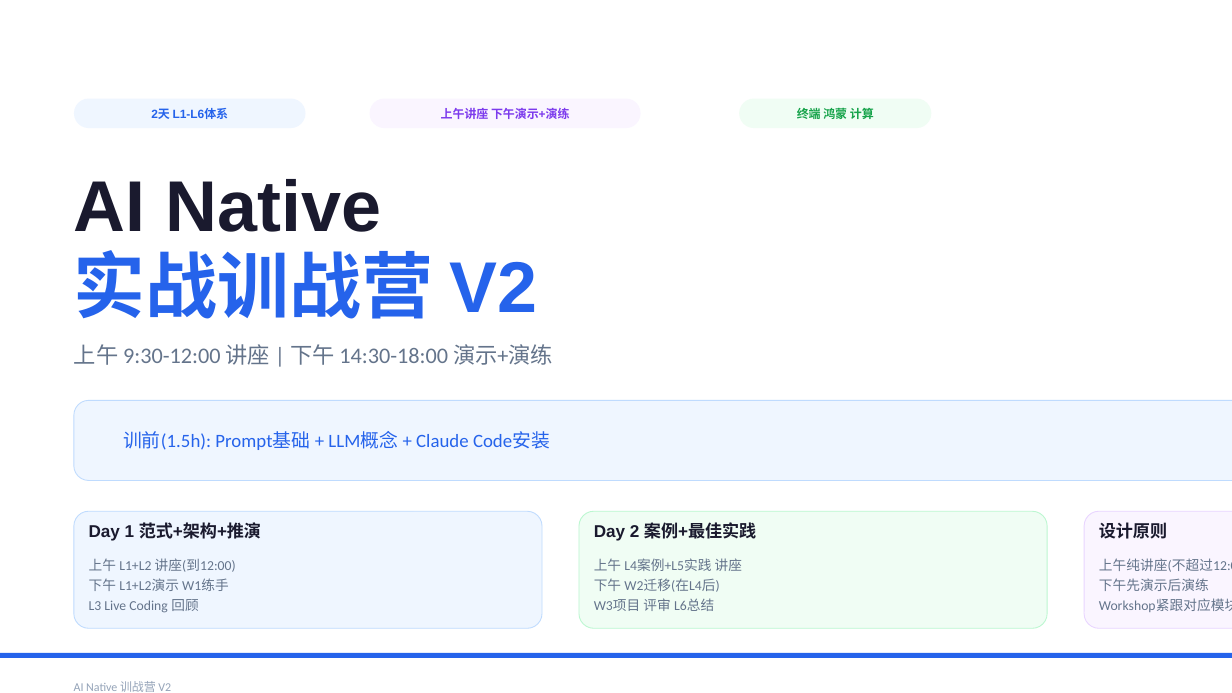
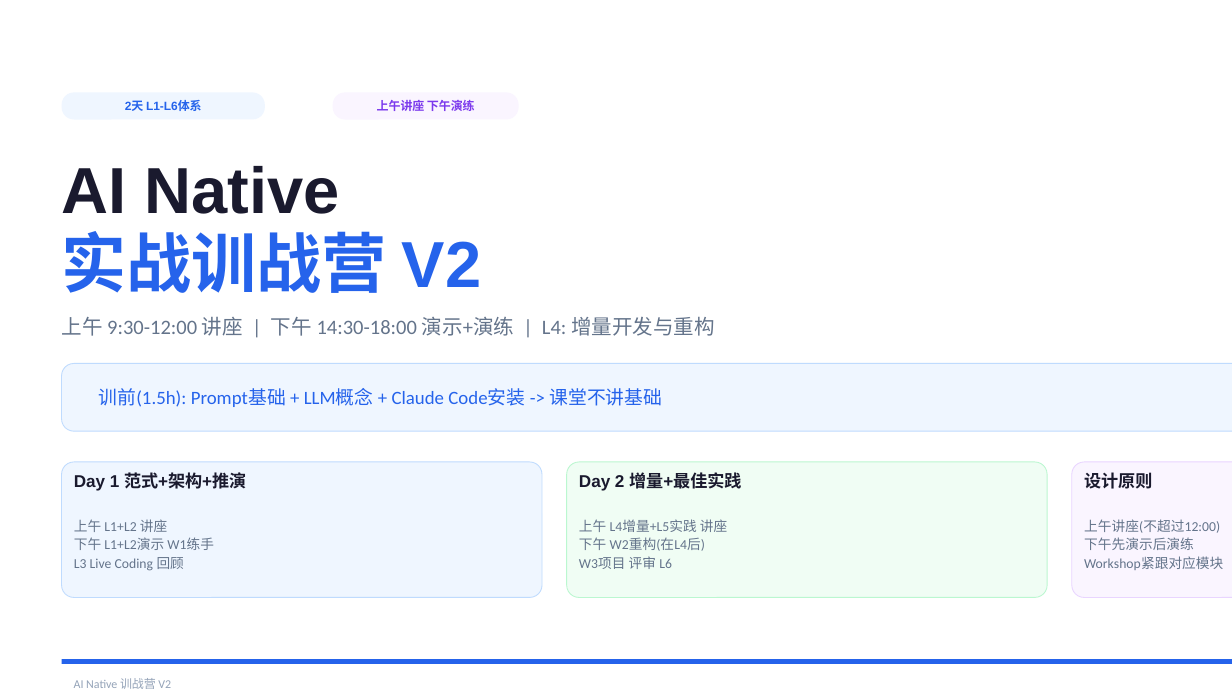
Before and after one commit to JungleTestLabs/ai-coding-training, a slide deck: slide 1 of docs/AI-Native-训战营-介绍与日程.pptx. Drawn at 1232x693 pixels with LibreOffice and Linux fonts; fonts in the diff are those of the drawing. Boxes give left, top, right and bottom in pixels: in the first picture for what was removed or moved away, otherwise in the second. Text is boxed around its words. In the diff, an @@ line names an element or a change of style, - is before the commit and + after.

```diff
--- a/docs/AI-Native-训战营-介绍与日程.pptx
+++ b/docs/AI-Native-训战营-介绍与日程.pptx
@@ text "2天 L1-L6体系": place and size @@
-text "2天 L1-L6体系" at (151, 108, 229, 119)
+text "2天 L1-L6体系" at (125, 101, 202, 111)
@@ rounded rectangle: place and size @@
-rounded rectangle at (74, 99, 306, 128)
+rounded rectangle at (62, 92, 265, 120)
@@ rounded rectangle: place and size @@
-rounded rectangle at (370, 99, 641, 128)
+rounded rectangle at (333, 92, 519, 120)
@@ text at (377, 100, 475, 111): text changed @@
-上午讲座 下午演示+演练
+上午讲座 下午演练
@@ rounded rectangle removed at (739, 99, 931, 128) @@
@@ text removed at (797, 105, 874, 121) @@
-终端 鸿蒙 计算
@@ text "AI Native" at (62, 166, 340, 214): size 42 to 38 pt @@
@@ text "AI Native": place and size @@
-text "AI Native" at (74, 179, 382, 232)
+text "AI Native" at (62, 166, 340, 214)
@@ text "实战训战营 V2": place and size @@
-text "实战训战营 V2" at (74, 250, 538, 319)
+text "实战训战营 V2" at (62, 231, 482, 293)
@@ text "实战训战营 V2" at (62, 231, 482, 293): size 42 to 38 pt @@
@@ text at (62, 317, 715, 336): text changed; size 13 to 12 pt @@
-上午 9:30-12:00 讲座 | 下午 14:30-18:00 演示+演练
+上午 9:30-12:00 讲座 | 下午 14:30-18:00 演示+演练 | L4: 增量开发与重构
@@ proportions changed in 6 elements at (62, 92, 265, 120), (333, 92, 519, 120), (62, 462, 542, 598), (567, 462, 1047, 598), (1072, 462, 1232, 598), (62, 363, 1232, 431) @@
@@ rounded rectangle: place and size @@
-rounded rectangle at (74, 400, 1232, 480)
+rounded rectangle at (62, 363, 1232, 431)
@@ text at (99, 388, 662, 407): text changed @@
-训前(1.5h): Prompt基础 + LLM概念 + Claude Code安装
+训前(1.5h): Prompt基础 + LLM概念 + Claude Code安装 -> 课堂不讲基础
@@ rounded rectangle: place and size @@
-rounded rectangle at (74, 511, 542, 628)
+rounded rectangle at (62, 462, 542, 598)
@@ text "Day 1 范式+架构+推演": place and size @@
-text "Day 1 范式+架构+推演" at (89, 522, 261, 541)
+text "Day 1 范式+架构+推演" at (74, 472, 246, 491)
@@ rounded rectangle: place and size @@
-rounded rectangle at (579, 511, 1047, 628)
+rounded rectangle at (567, 462, 1047, 598)
@@ text at (579, 472, 741, 491): text changed @@
-Day 2 案例+最佳实践
+Day 2 增量+最佳实践
@@ rounded rectangle: place and size @@
-rounded rectangle at (1084, 511, 1232, 628)
+rounded rectangle at (1072, 462, 1232, 598)
@@ text "设计原则": place and size @@
-text "设计原则" at (1099, 522, 1167, 539)
+text "设计原则" at (1084, 472, 1152, 489)
@@ text "上午 L1+L2 讲座": place and size @@
-text "上午 L1+L2 讲座" at (89, 558, 236, 613)
+text "上午 L1+L2 讲座" at (74, 519, 214, 571)
@@ text "上午讲座(不超过12:00)": place and size @@
-text "上午讲座(不超过12:00)" at (1099, 558, 1232, 612)
+text "上午讲座(不超过12:00)" at (1084, 519, 1223, 570)
@@ text at (74, 519, 167, 532): text changed @@
-上午 L1+L2 讲座(到12:00)
+上午 L1+L2 讲座
@@ text at (74, 537, 214, 571): line spacing 1.2 to 1.15 @@
@@ text at (579, 519, 727, 569): text changed @@
-上午 L4案例+L5实践 讲座
-下午 W2迁移(在L4后)
-W3项目 评审 L6总结
+上午 L4增量+L5实践 讲座
+下午 W2重构(在L4后)
+W3项目 评审 L6
@@ text at (1084, 519, 1220, 533): text changed @@
-上午纯讲座(不超过12:00)
+上午讲座(不超过12:00)
@@ text at (1084, 537, 1223, 570): line spacing 1.2 to 1.15 @@
@@ rectangle: place and size @@
-rectangle at (0, 653, 1232, 658)
+rectangle at (62, 659, 1232, 664)
```
Also in this commit, not shown: 5 other slides changed.
